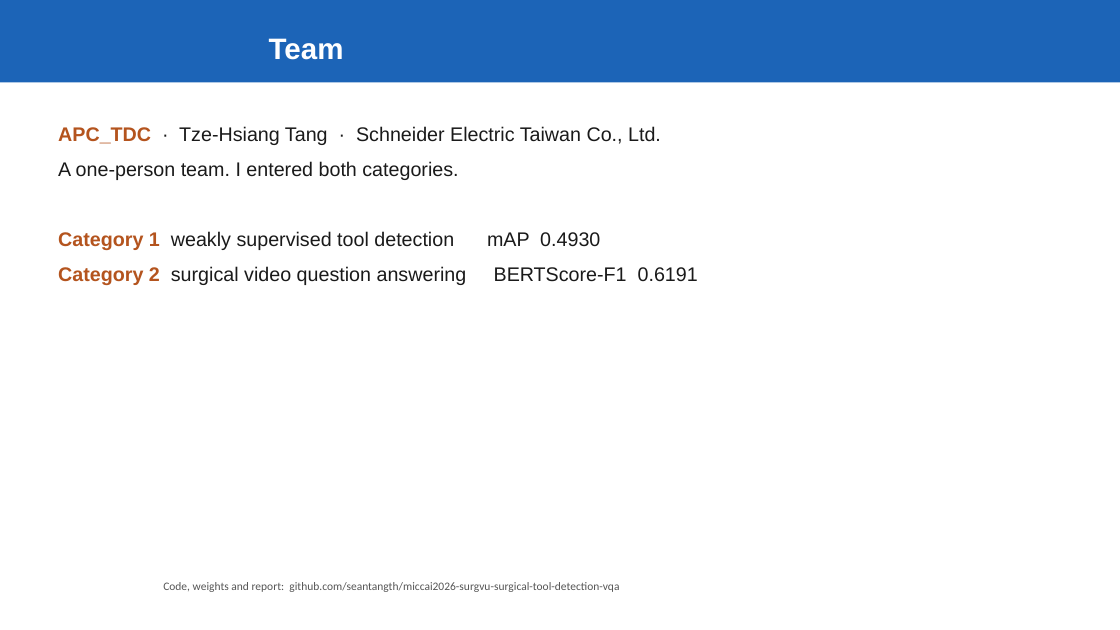
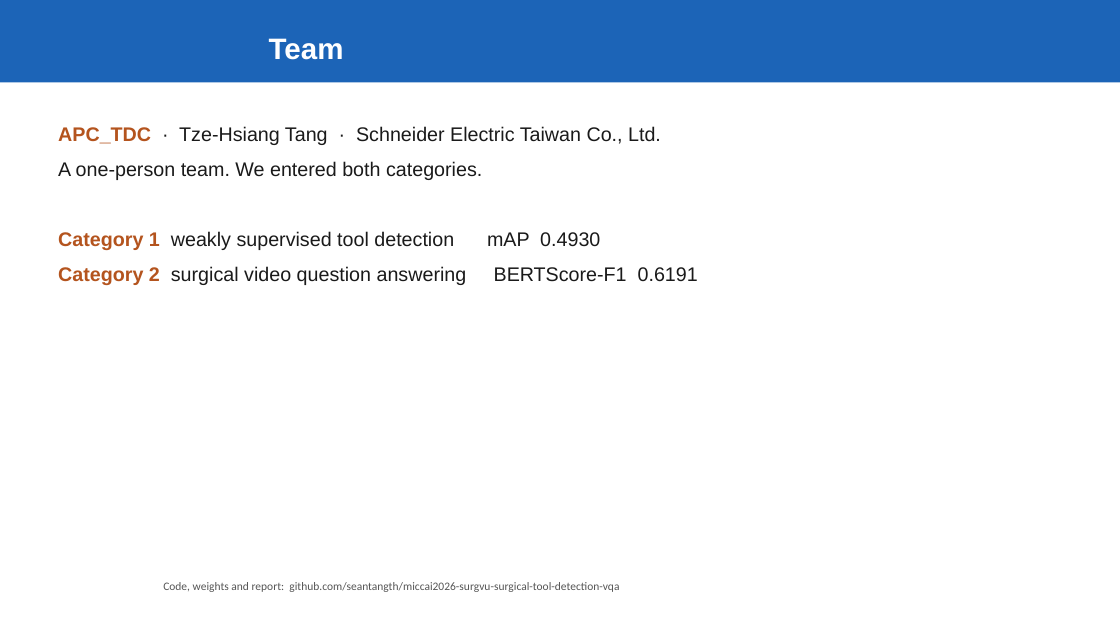
Before and after one commit to seantangth/miccai2026-surgvu-surgical-visual-understanding, a slide deck: slide 1 of report/APC_TDC_presentation.pptx. Drawn at 1120x630 pixels with LibreOffice and Linux fonts; fonts in the diff are those of the drawing; background and template pictures are left out. Boxes give left, top, right and bottom in pixels: in the first picture for what was removed or moved away, otherwise in the second. Text is boxed around its words. In the diff, an @@ line names an element or a change of style, - is before the commit and + after.

```diff
--- a/report/APC_TDC_presentation.pptx
+++ b/report/APC_TDC_presentation.pptx
@@ text at [58, 161, 482, 180]: text changed @@
-A one-person team. I entered both categories.
+A one-person team. We entered both categories.
```
Also in this commit, not shown: 1 other slide changed.
